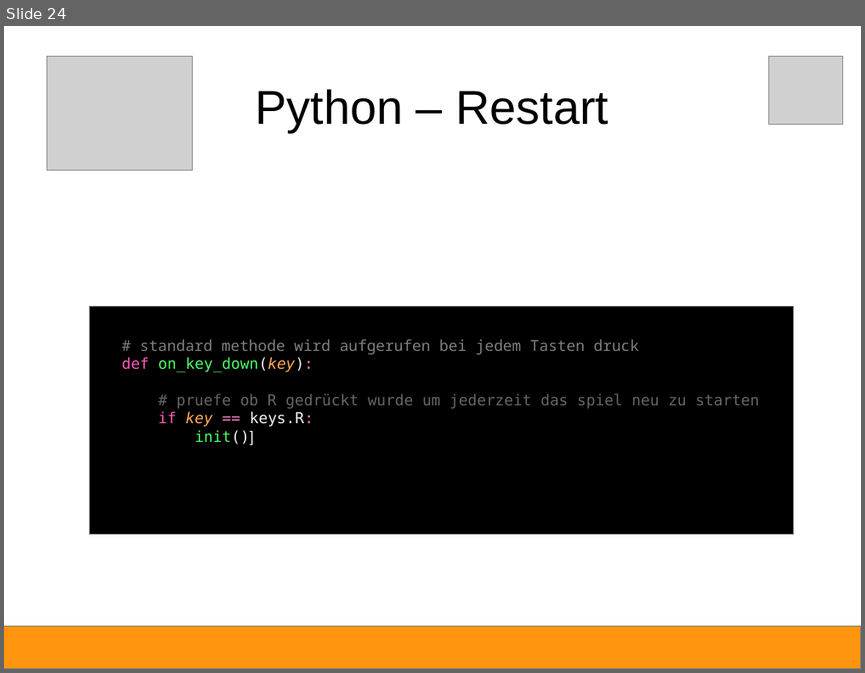
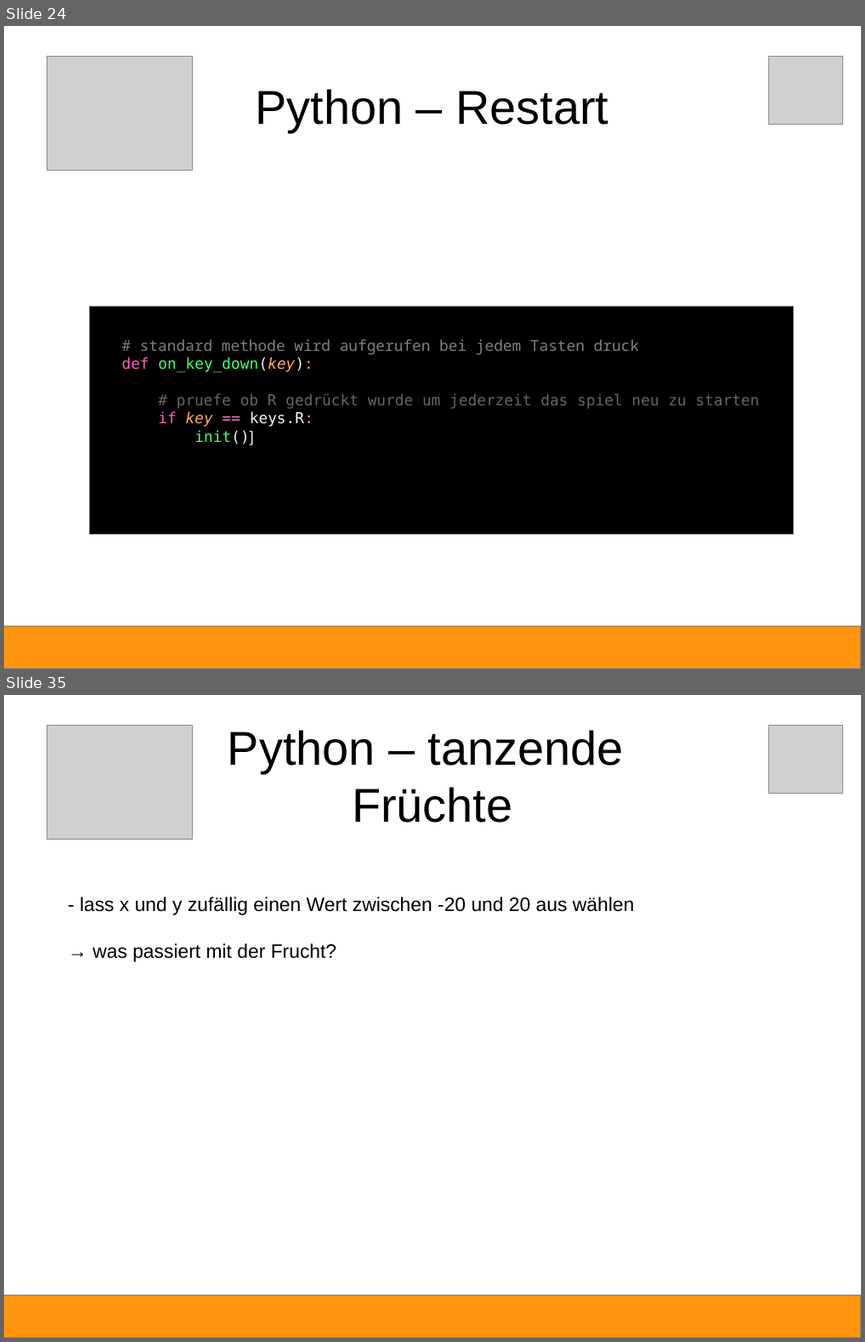
Before and after one commit to Devoxx4KidsDE/python-games, a slide deck: fruchthuhn/Python-Anleitung.odp. Shown one above the other, each under a label of ours: slide 24 before the commit, slides 24 and 35 after it; the slides between them are not shown. The pictures are 865x673 and 865x1342 pixels, drawn with LibreOffice and Linux fonts; fonts in the diff are those of the drawing; grey boxes stand for pictures. Boxes give left, top, right and bottom in pixels: in the first picture for what was removed or moved away, otherwise in the second. Text is boxed around its words. In the diff, an @@ line names an element or a change of style, - is before the commit and + after.

```diff
--- a/fruchthuhn/Python-Anleitung.odp
+++ b/fruchthuhn/Python-Anleitung.odp
@@ slide 35 added at [4,695,861,1338], background #FFFFFF @@
@@ picture added at [46,726,192,839] @@
@@ title added at [228,730,624,823], 44 pt, text #000000 @@
+Python – tanzende
+Früchte
@@ picture added at [769,726,842,793] @@
@@ text added at [80,896,634,962], 18 pt, text #000000 @@
+- lass x und y zufällig einen Wert zwischen -20 und 20 aus wählen
+→ was passiert mit der Frucht?
@@ rectangle added at [4,1295,861,1338], fill #FF950E, outline #808080 0 pt @@
```
Also in this commit, not shown: 1 slide changed, 10 other slides added, 1 slide removed, 2 other files.
